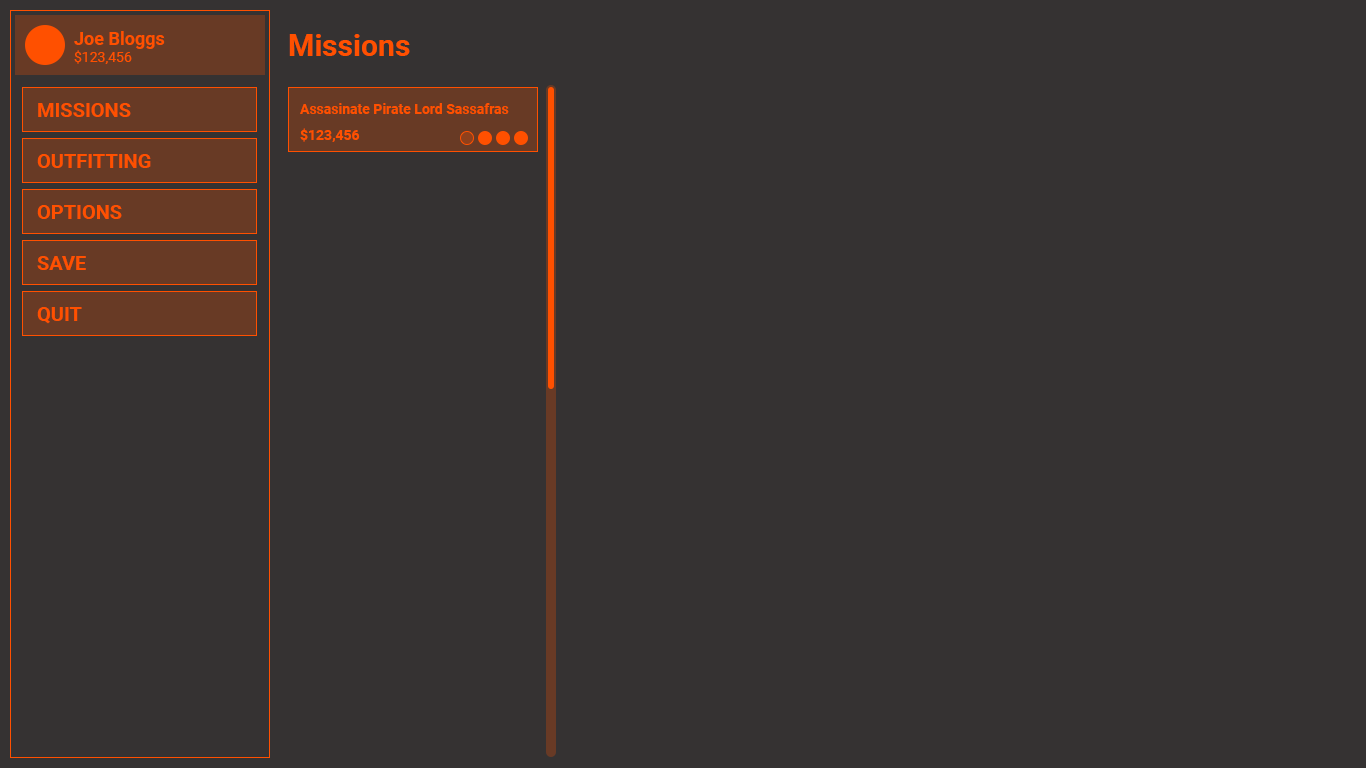
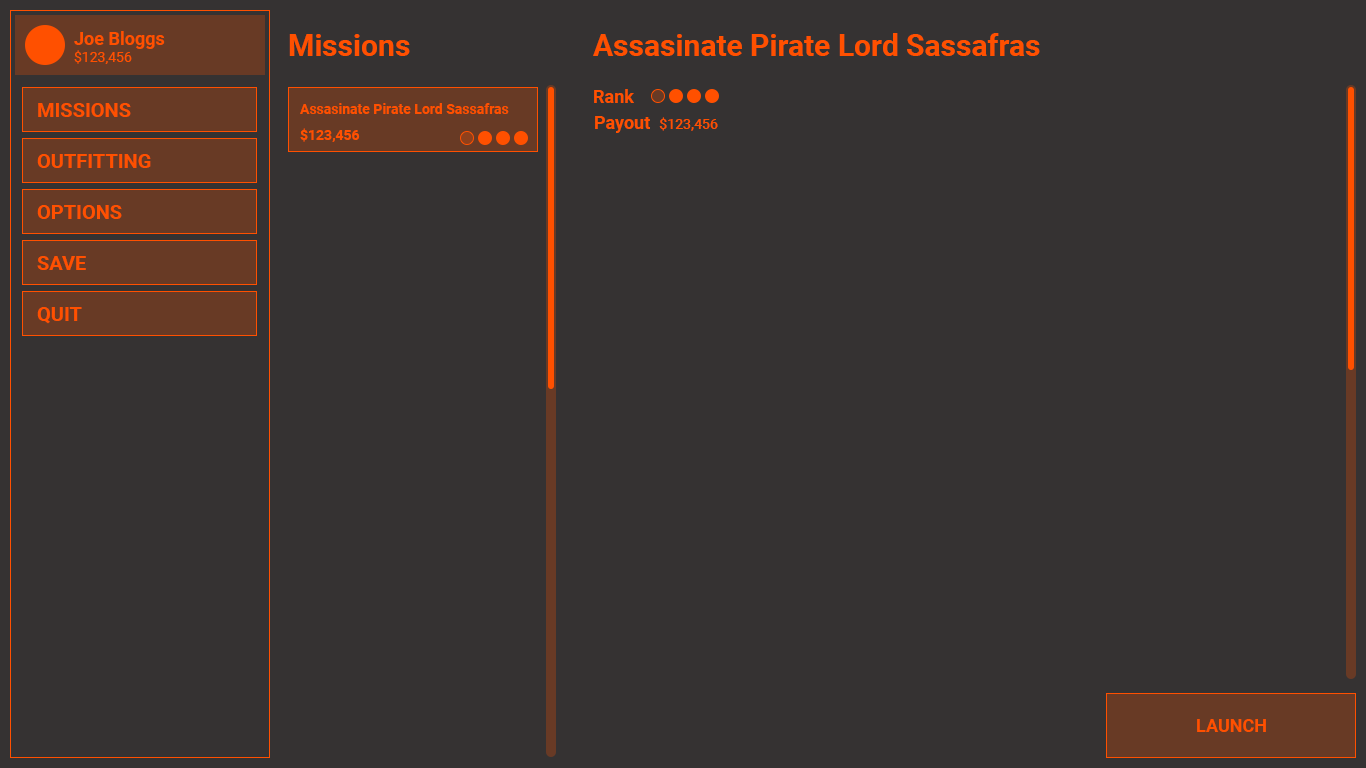
Revision of a layered (1366, 768) image; what changed, layer by layer:
added group "Mission Detail" with 11 layers in group "Artboard 1" over [593, 33, 1356, 758]
added layer "LAUNCH" in group "Mission Detail" over [1197, 719, 1266, 732]
added layer "Rectangle 2" (7th of 7, in "Artboard 1" › "Mission Detail") in group "Mission Detail" over [1106, 693, 1356, 758]
added layer "Rectangle 4" (2nd of 2, in "Artboard 1" › "Mission Detail") in group "Mission Detail" over [1348, 87, 1354, 370]
added layer "Rectangle 3" (2nd of 2, in "Artboard 1" › "Mission Detail") in group "Mission Detail" over [1346, 85, 1356, 679]
added layer "Ellipse 2" (5th of 8, in "Artboard 1" › "Mission Detail") in group "Mission Detail" over [669, 89, 683, 103]
added layer "Ellipse 2" (6th of 8, in "Artboard 1" › "Mission Detail") in group "Mission Detail" over [651, 89, 665, 103]
added layer "Ellipse 2" (7th of 8, in "Artboard 1" › "Mission Detail") in group "Mission Detail" over [687, 89, 701, 103]
added layer "Ellipse 2" (8th of 8, in "Artboard 1" › "Mission Detail") in group "Mission Detail" over [705, 89, 719, 103]
added layer "Payout $123,456" in group "Mission Detail" over [595, 116, 718, 133]
added layer "Rank" in group "Mission Detail" over [594, 89, 634, 103]
added layer "Assasinate Pirate Lord Sassafras" (2nd of 2, in "Artboard 1" › "Mission Detail") in group "Mission Detail" over [593, 33, 1040, 56]
